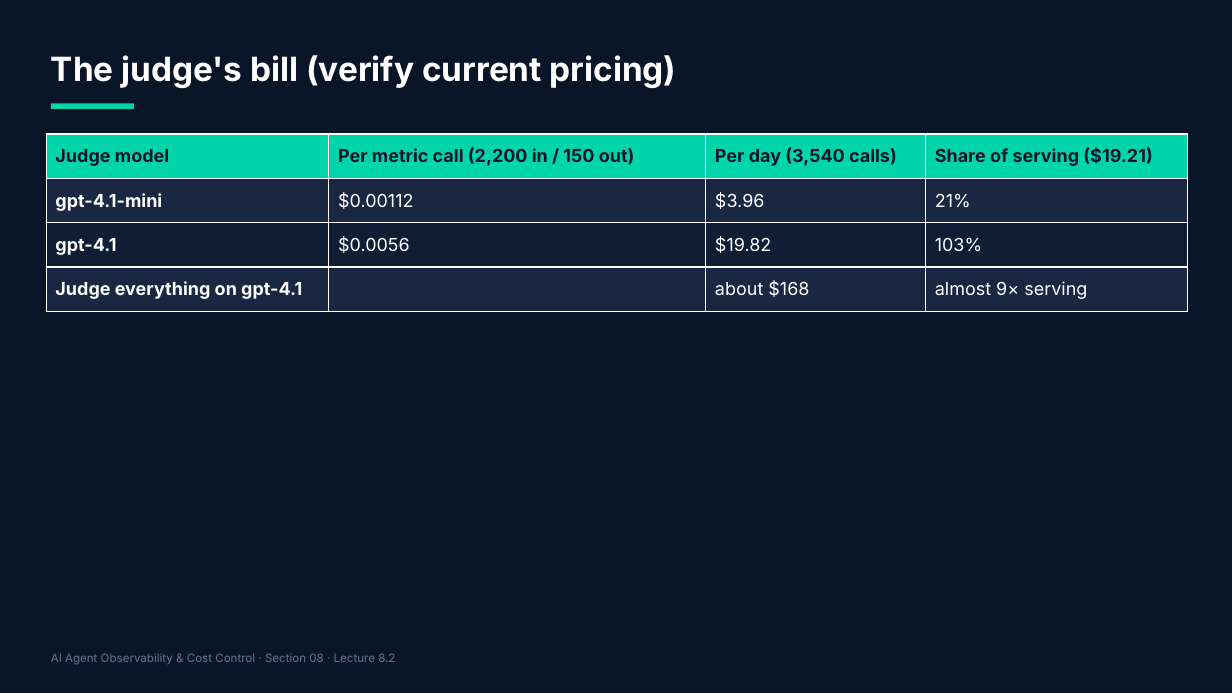
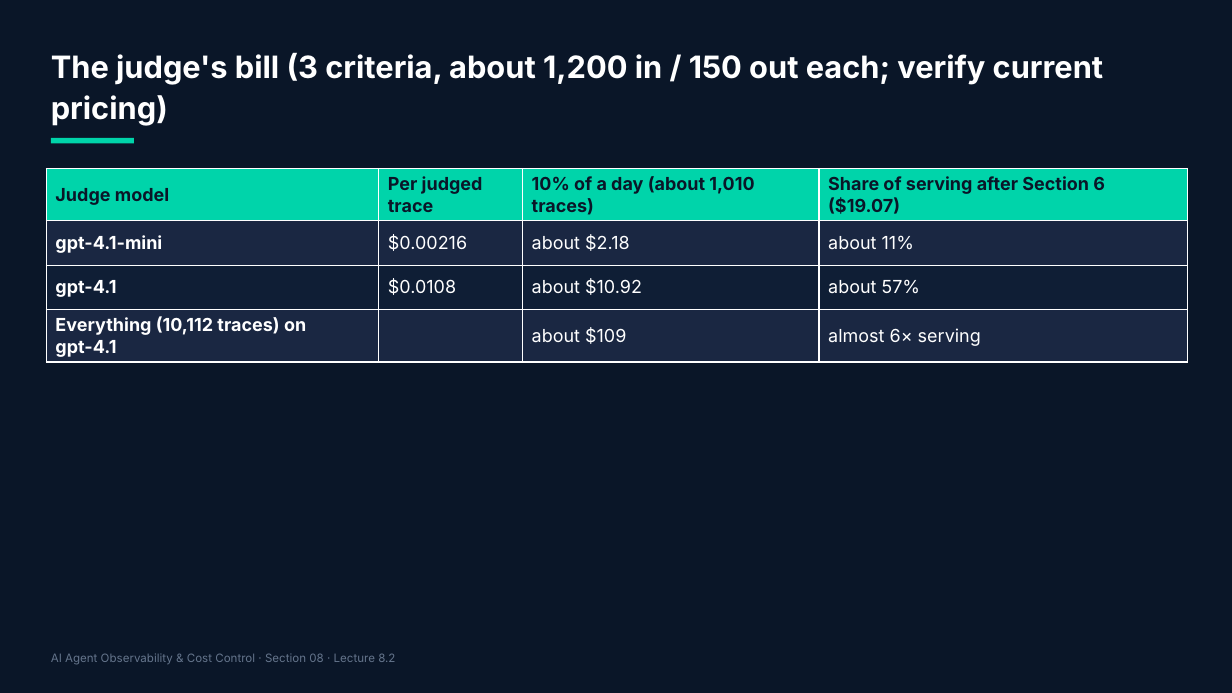
Before and after one commit to adithyagithub27/Course, a slide deck: slide 12 of agent-observability-course/10-graphics/slides/section-08.pptx (slide 10 before the commit). Drawn at 1232x693 pixels with LibreOffice and Linux fonts; fonts in the diff are those of the drawing. Boxes give left, top, right and bottom in pixels: in the first picture for what was removed or moved away, otherwise in the second. Text is boxed around its words. In the diff, an @@ line names an element or a change of style, - is before the commit and + after.

```diff
--- a/agent-observability-course/10-graphics/slides/section-08.pptx
+++ b/agent-observability-course/10-graphics/slides/section-08.pptx
@@ text at [51,52,1104,126]: text changed; size 26 to 24 pt @@
-The judge's bill (verify current pricing)
+The judge's bill (3 criteria, about 1,200 in / 150 out each; verify current pricing)
@@ rectangle: place and size @@
-rectangle at [51,104,134,109]
+rectangle at [51,138,134,143]
@@ table at [46,168,1189,361] @@
-row 1: Judge model | Per metric call (2,200 in / 150 out) | Per day (3,540 calls) | Share of serving ($19.21)
+row 1: Judge model | Per judged trace | 10% of a day (about 1,010 traces) | Share of serving after Section 6 ($19.07)
-row 2: gpt-4.1-mini | $0.00112 | $3.96 | 21%
+row 2: gpt-4.1-mini | $0.00216 | about $2.18 | about 11%
-row 3: gpt-4.1 | $0.0056 | $19.82 | 103%
+row 3: gpt-4.1 | $0.0108 | about $10.92 | about 57%
-row 4: Judge everything on gpt-4.1 |  | about $168 | almost 9× serving
+row 4: Everything (10,112 traces) on gpt-4.1 |  | about $109 | almost 6× serving
@@ table: place and size @@
-table at [46,134,1188,311]
+table at [46,168,1189,361]
```
Also in this commit, not shown: 25 other slides changed, 9 slides added, 47 other files.
